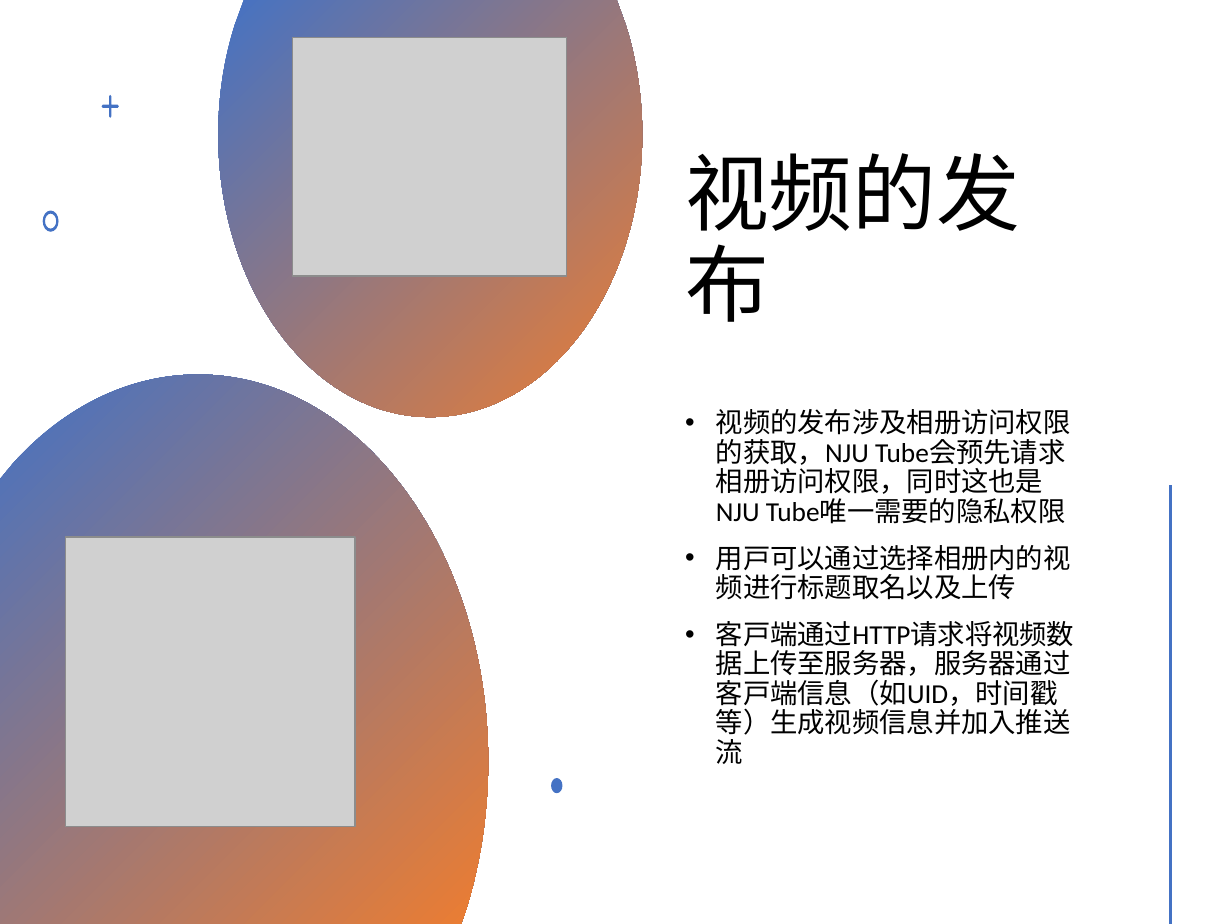
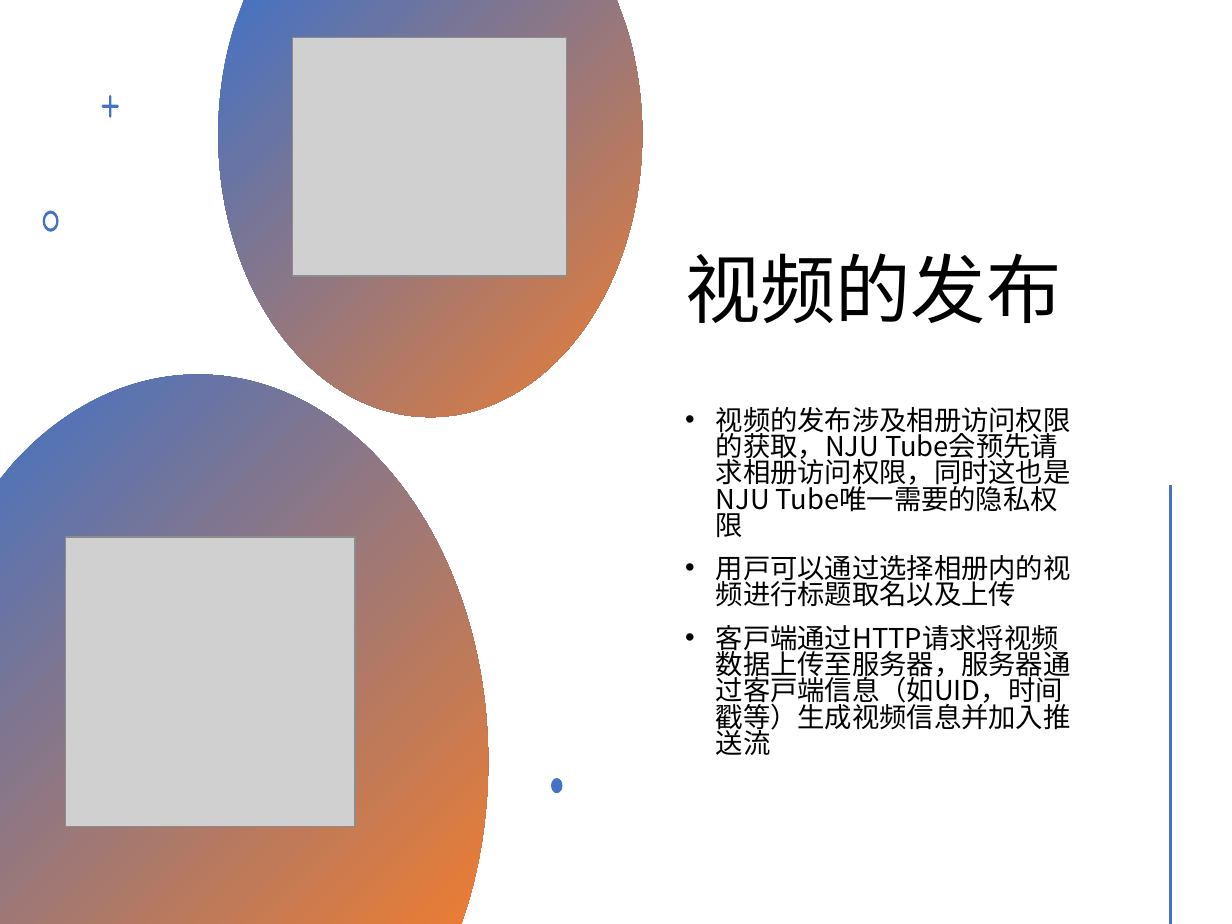
Before and after one commit to Relate13/web_2023, a slide deck: slide 8 of 期末汇报.pptx. Drawn at 1232x924 pixels with LibreOffice and Linux fonts; fonts in the diff are those of the drawing; grey boxes stand for pictures. Boxes give left, top, right and bottom in pixels: in the first picture for what was removed or moved away, otherwise in the second. Text is boxed around its words. In the diff, an @@ line names an element or a change of style, - is before the commit and + after.

```diff
--- a/期末汇报.pptx
+++ b/期末汇报.pptx
@@ title "视频的发布" at box(685, 253, 1061, 323): size 49 to 44 pt, font Calibri to Noto Sans CJK SC @@
@@ text "视频的发布涉及相册访问权限的获取，NJU Tube会预先请求相册访问权限，同时这也是NJU Tube唯一需要的隐私权限" at box(716, 407, 1071, 755): font Calibri to Noto Sans CJK SC; line spacing 0.9 to 0.8 @@
```
Also in this commit, not shown: 13 other slides changed, 1 slide added.
